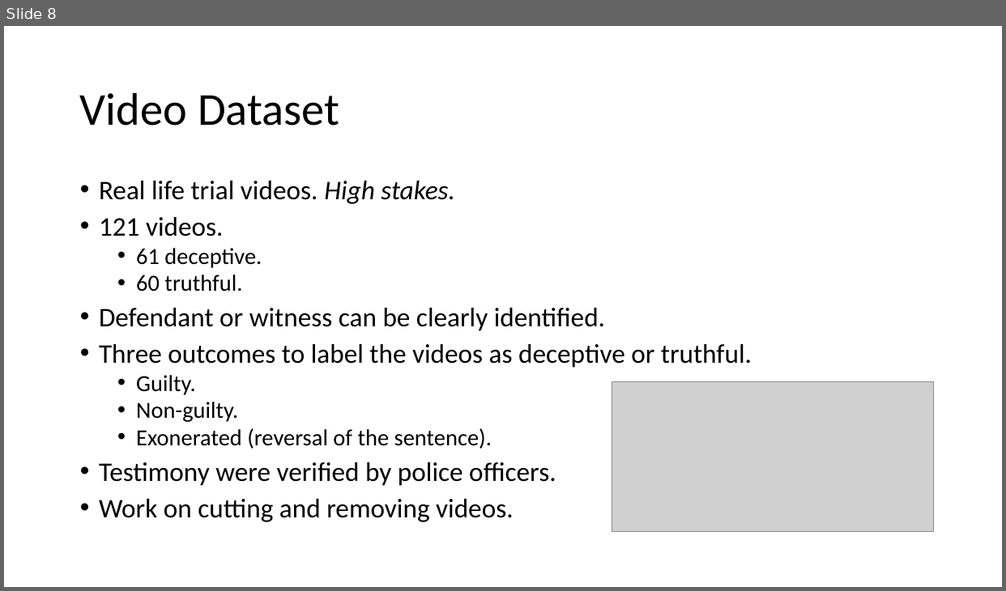
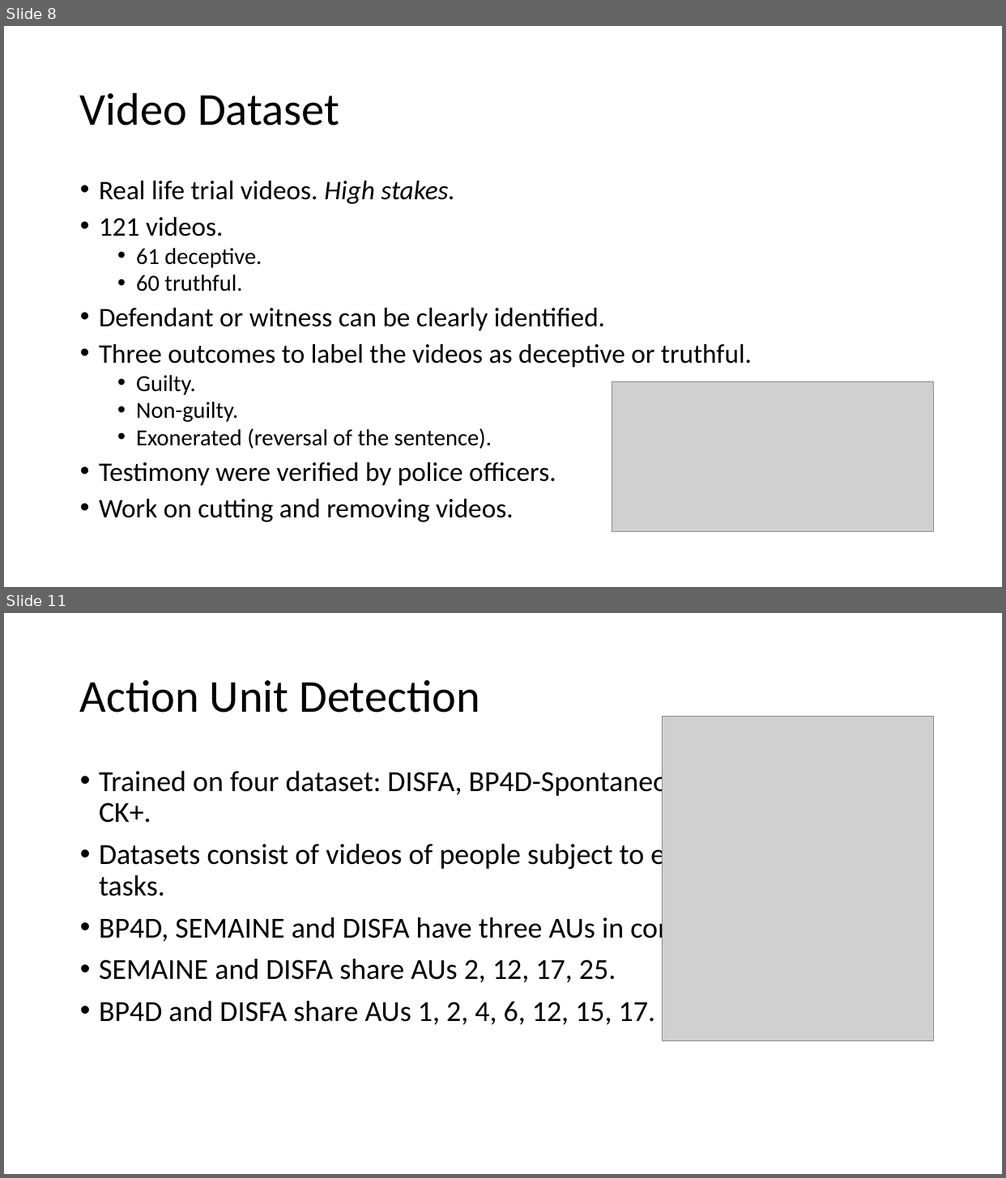
Before and after one commit to AscaL/thesis, a slide deck: Deception Detection using Facial Action Units.pptx. Shown one above the other, each under a label of ours: slide 8 before the commit, slides 8 and 11 after it; the slides between them are not shown. The pictures are 1006x591 and 1006x1178 pixels, drawn with LibreOffice and Linux fonts; fonts in the diff are those of the drawing; grey boxes stand for pictures. Boxes give left, top, right and bottom in pixels: in the first picture for what was removed or moved away, otherwise in the second. Text is boxed around its words. In the diff, an @@ line names an element or a change of style, - is before the commit and + after.

```diff
--- a/Deception Detection using Facial Action Units.pptx
+++ b/Deception Detection using Facial Action Units.pptx
@@ slide 11 added at (x1=4, y1=613, x2=1002, y2=1174), background #FFFFFF @@
@@ title added at (x1=80, y1=680, x2=480, y2=713), 44 pt, text #000000 @@
+Action Unit Detection
@@ picture added at (x1=663, y1=717, x2=934, y2=1041) @@
@@ text added at (x1=99, y1=767, x2=750, y2=1025), 28 pt, text #000000 @@
+• Trained on four dataset: DISFA, BP4D-Spontaneous, SEMAINE and CK+.
+• Datasets consist of videos of people subject to emotion inducing tasks.
+• BP4D, SEMAINE and DISFA have three AUs in common: 2, 12, and 17.
+• SEMAINE and DISFA share AUs 2, 12, 17, 25.
+• BP4D and DISFA share AUs 1, 2, 4, 6, 12, 15, 17.
```
Also in this commit, not shown: 1 slide changed, 3 other slides added, 2 other files.
